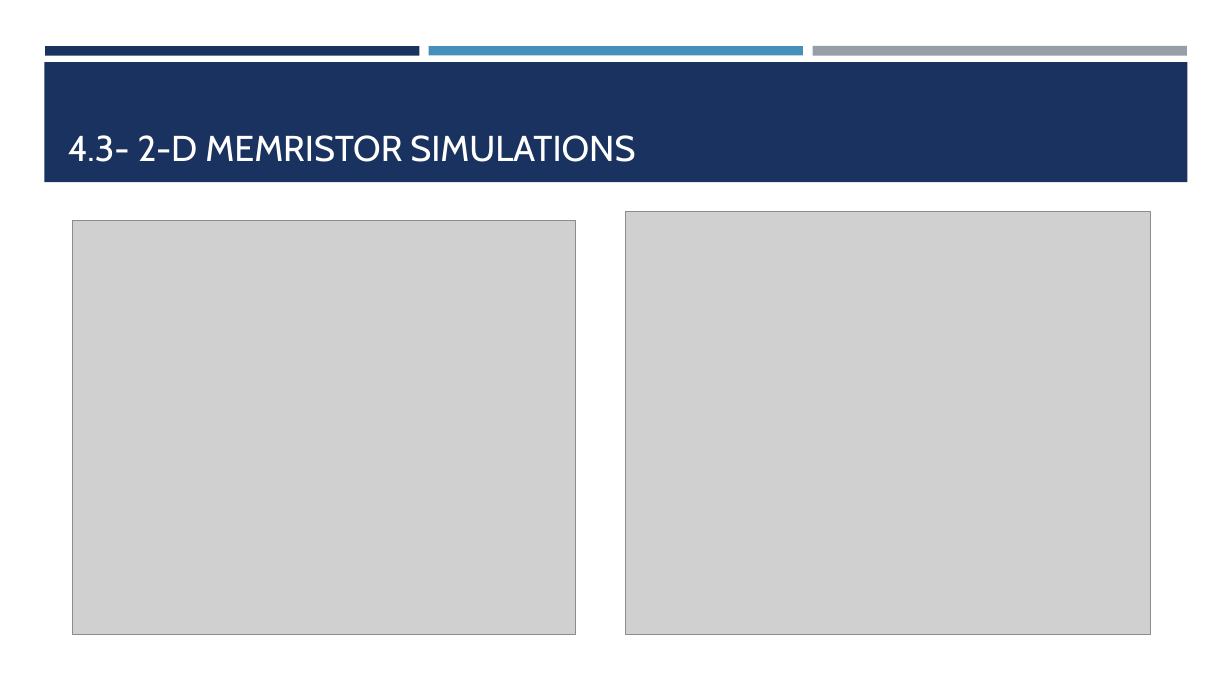
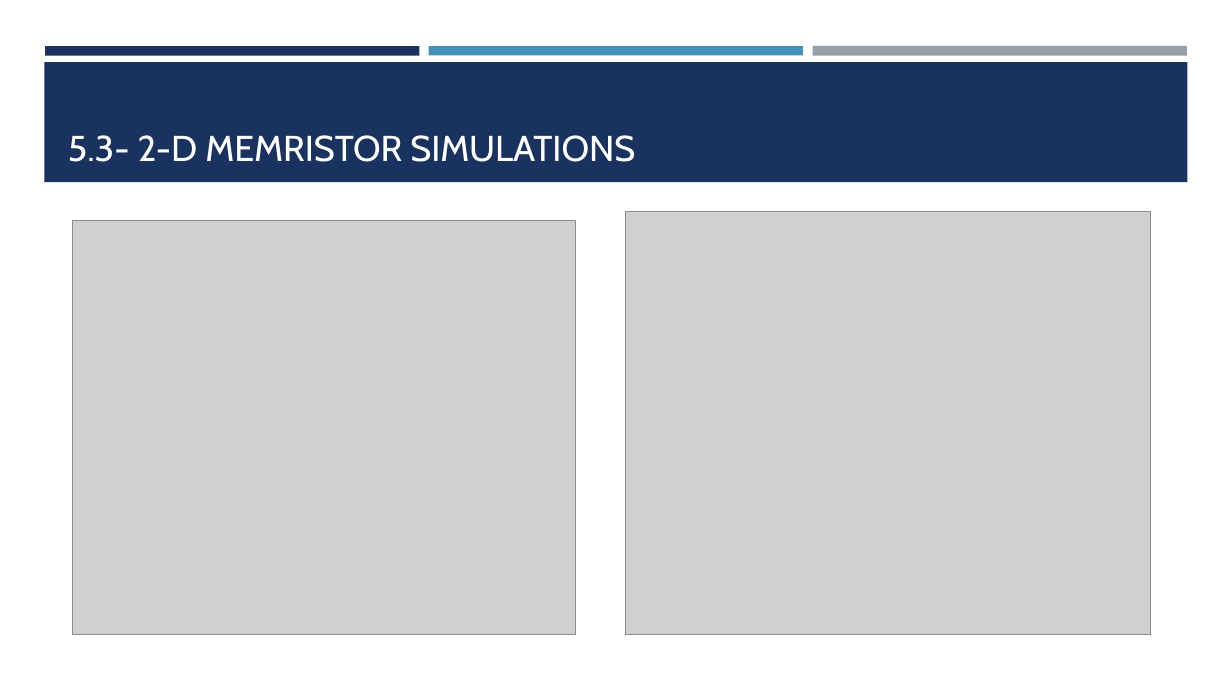
Before and after one commit to cbonfil/ThesisReport, a slide deck: slide 17 of Memristor Thesis/Memristor Presentation.pptx. Drawn at 1232x693 pixels with LibreOffice and Linux fonts; fonts in the diff are those of the drawing; grey boxes stand for pictures. Boxes give left, top, right and bottom in pixels: in the first picture for what was removed or moved away, otherwise in the second. Text is boxed around its words. In the diff, an @@ line names an element or a change of style, - is before the commit and + after.

```diff
--- a/Memristor Thesis/Memristor Presentation.pptx
+++ b/Memristor Thesis/Memristor Presentation.pptx
@@ title at bbox=[68, 135, 635, 162]: text changed @@
-4.3- 2-D MEMRISTOR SIMULATIONS
+5.3- 2-D MEMRISTOR SIMULATIONS
```
Also in this commit, not shown: 19 other slides changed, 3 slides added, 2 slides removed.
